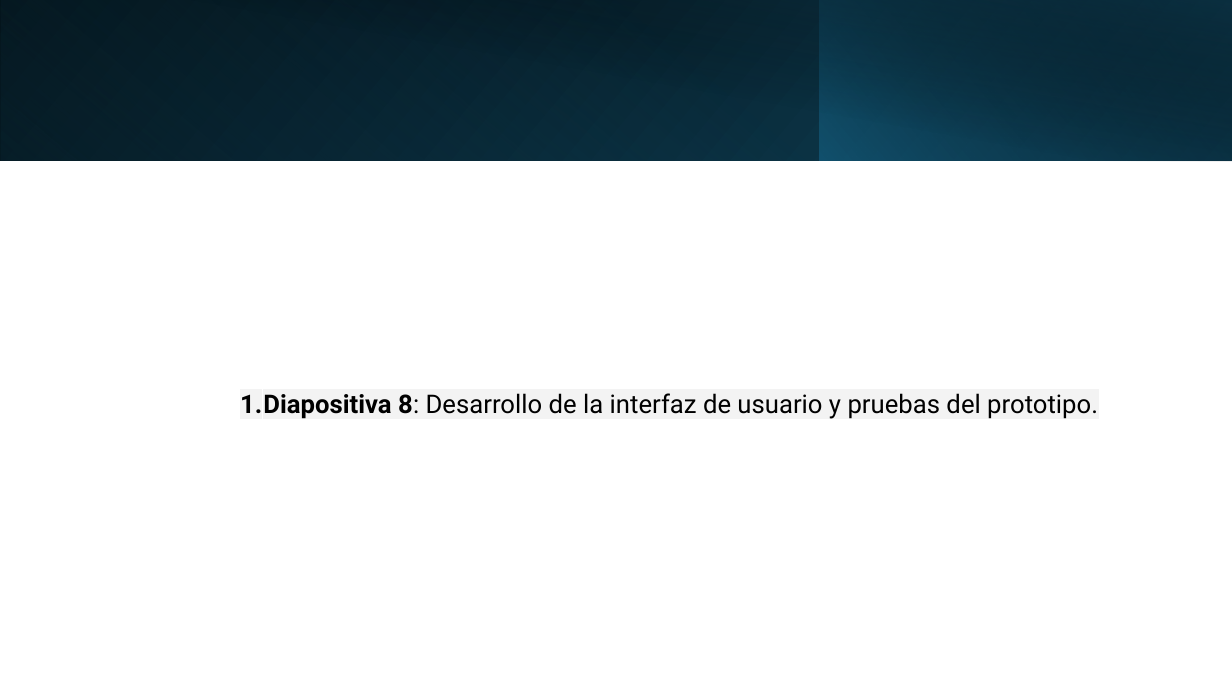
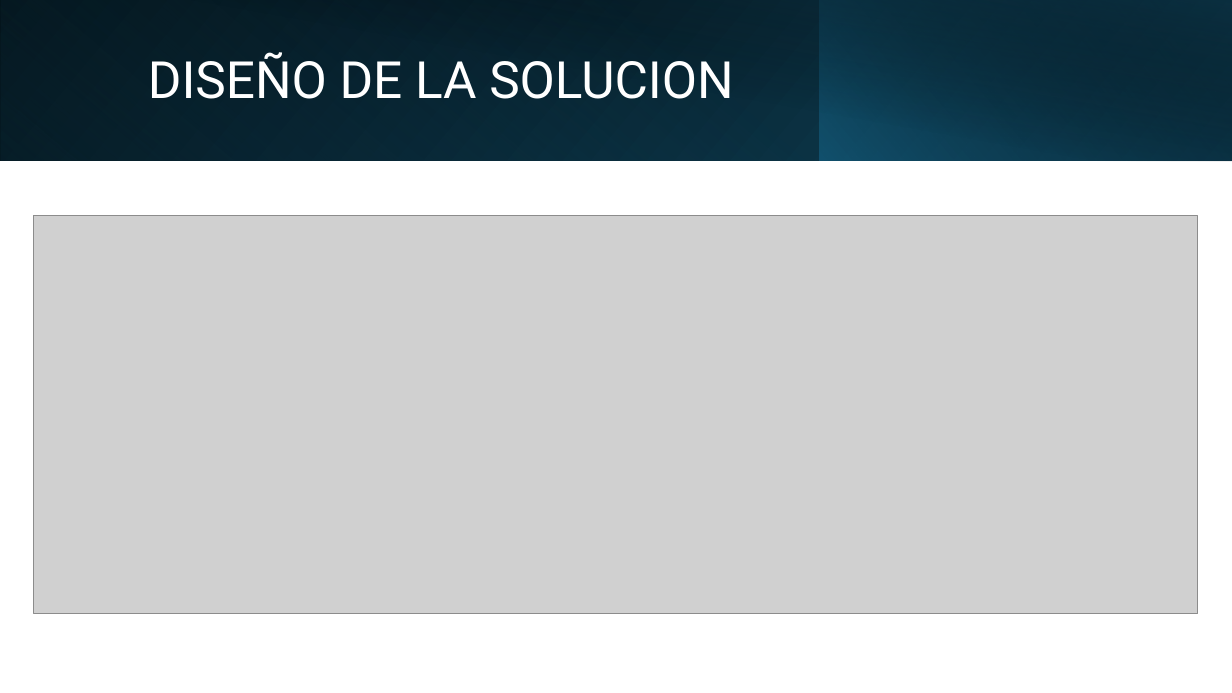
Before and after one commit to 1716732000/TH5, a slide deck: slide 7 of ta5/Avance 03 IA.pptx (slide 8 before the commit). Drawn at 1232x693 pixels with LibreOffice and Linux fonts; fonts in the diff are those of the drawing; grey boxes stand for pictures. Boxes give left, top, right and bottom in pixels: in the first picture for what was removed or moved away, otherwise in the second. Text is boxed around its words. In the diff, an @@ line names an element or a change of style, - is before the commit and + after.

```diff
--- a/ta5/Avance 03 IA.pptx
+++ b/ta5/Avance 03 IA.pptx
@@ title added at box(148, 52, 733, 99), 40 pt, text #FFFFFF @@
+DISEÑO DE LA SOLUCION
@@ picture added at box(34, 216, 1199, 615) @@
@@ text removed at box(240, 393, 1098, 419) @@
-    1. Diapositiva 8: Desarrollo de la interfaz de usuario y pruebas del prototipo.
```
Also in this commit, not shown: 2 other slides changed, 5 slides added, 8 slides removed.
